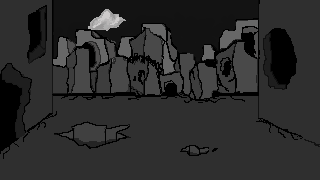
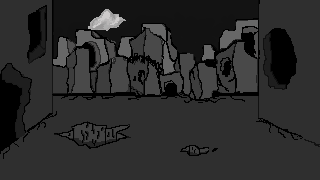
Revision of a layered (320, 180) image; what changed, layer by layer:
painted on "Layer 2" over [68,123,196,153]
